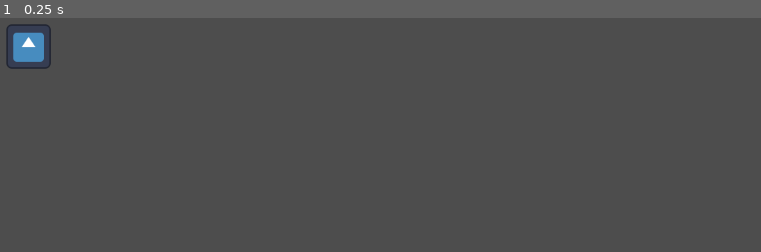
Above: before the commit, frame 1.
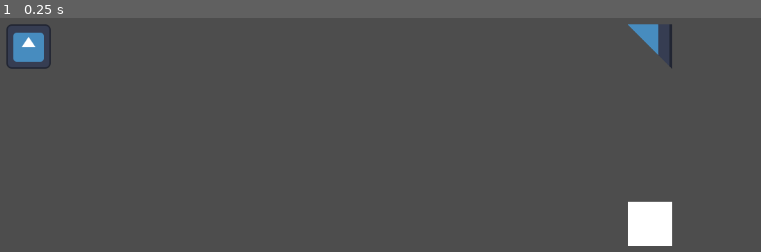
Above: after the commit, the same moment.

Repository: Username4D/signal_quest
Game: Godot game, scene res://scenes/gameplay_view.tscn
Two runs of this game, one before a commit and one after it. Both use one fixed random seed, a clock stepped at 60 frames per second and the inputs below. The project has no main scene, so this scene is started directly. The engine's default icon, where the game draws it, is replaced by a stand-in: a white triangle on a blue panel in a dark square.
Inputs:
- Up to frame 1 (0.25 s): no input

The runs differ from the first frame. In frame 1, 1.5% of the frame differs, in the area x 82-89%, y 2-98%.

Commit message:
Added bouncing on walls for signals

Diff:
--- a/project.godot
+++ b/project.godot
@@ -17,6 +17,10 @@
 
 enabled=PackedStringArray("res://addons/godot_super-wakatime/plugin.cfg")
 
+[global_group]
+
+wall_angled=""
+
 [input]
 
 ui_start={
--- a/scenes/gameplay_view.tscn
+++ b/scenes/gameplay_view.tscn
@@ -1,8 +1,16 @@
-[gd_scene load_steps=2 format=3 uid="uid://dtrnsgpe5umma"]
+[gd_scene load_steps=4 format=3 uid="uid://dtrnsgpe5umma"]
 
 [ext_resource type="PackedScene" uid="uid://ca8af6w4i2btf" path="res://scenes/signal_emitter.tscn" id="1_opx44"]
+[ext_resource type="PackedScene" uid="uid://3gg7kmtytfne" path="res://scenes/wall.tscn" id="2_0qrwo"]
+[ext_resource type="PackedScene" uid="uid://dw036t4flpb1t" path="res://scenes/wall_angled.tscn" id="3_a4xli"]
 
 [node name="gameplay_view" type="Node2D"]
 
 [node name="signal_emitter" parent="." instance=ExtResource("1_opx44")]
 position = Vector2(96, 96)
+
+[node name="wall" parent="." instance=ExtResource("2_0qrwo")]
+position = Vector2(992, 352)
+
+[node name="wall_angled" parent="." instance=ExtResource("3_a4xli")]
+position = Vector2(992, 96)
--- a/scenes/signal.tscn
+++ b/scenes/signal.tscn
@@ -17,3 +17,6 @@
 
 [node name="MeshInstance2D" type="MeshInstance2D" parent="."]
 mesh = SubResource("SphereMesh_f0cn2")
+
+[node name="ray" type="RayCast2D" parent="."]
+target_position = Vector2(8, 0)
--- a/scenes/wall_angled.tscn
+++ b/scenes/wall_angled.tscn
@@ -2,7 +2,7 @@
 
 [ext_resource type="Texture2D" uid="uid://sao2prx1t4v7" path="res://assets/icon.svg" id="1_jytgm"]
 
-[node name="wall_angled" type="StaticBody2D"]
+[node name="wall_angled" type="StaticBody2D" groups=["wall_angled"]]
 
 [node name="Polygon2D" type="Polygon2D" parent="."]
 position = Vector2(-96, -64)
--- a/scripts/signal.gd
+++ b/scripts/signal.gd
@@ -5,7 +5,17 @@
 func _physics_process(delta: float) -> void:
 	velocity = Vector2(speed * delta, 0).rotated(self.rotation)
 	move_and_collide(velocity)
-
+	if $ray.is_colliding():
+		print("wall")
+		if $ray.get_collider().is_in_group("wall_angled"):
+			if $ray.get_collider().rotation_degrees == self.rotation_degrees:
+				self.rotation_degrees += 90
+			elif $ray.get_collider().rotation_degrees - 90 == self.rotation_degrees:
+				self.rotation_degrees += -90
+			else:
+				self.rotation_degrees += 180
+		else:
+			self.rotation_degrees += 180
 func _input(event: InputEvent) -> void:
 	if Input.is_action_just_pressed("ui_start"):
 		self.queue_free()
